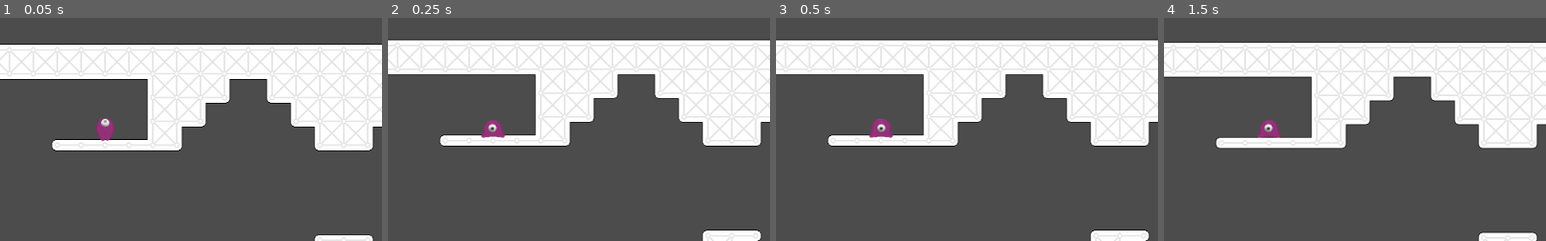
Above: before the commit, frames 1-4 (left to right).
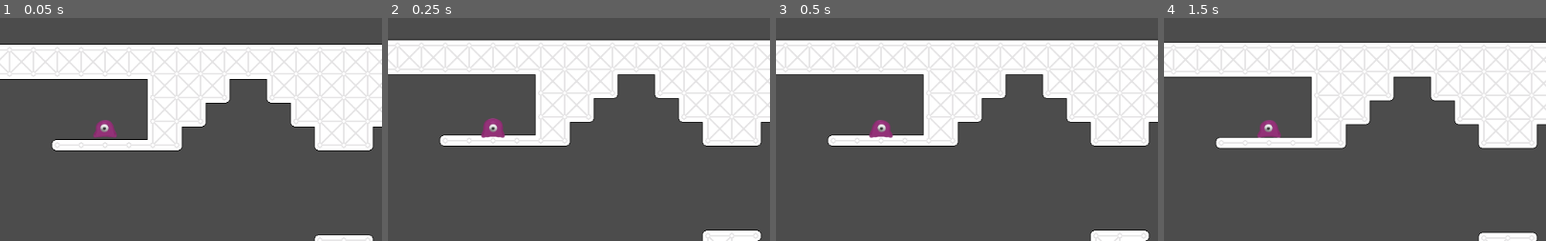
Above: after the commit, the same moments.

Repository: vinpogo/gd_Blob
Game: Godot game, scene res://World.tscn
The game is run twice, just before and just after one commit, with the same random seed, the same clock (stepped at 60 frames per second) and the same inputs.
Inputs (mouse positions are % of the whole screen's width and height, from its top left):
- Up to frame 1 (0.05 s): no input
- Up to frame 2 (0.25 s): no input
- Up to frame 3 (0.5 s): no input
- Up to frame 4 (1.5 s): tap Enter at 0.5 s; move the mouse to (72, 45) at 0.52 s; press the mouse at (72, 45) at 0.53 s; tap Space at 1.25 s; move the mouse to (30, 55) at 1.27 s; release the mouse at (30, 55) at 1.28 s; click (30, 55) at 1.35 s
The pictures show only the part of the screen within x 36-86%, y 25-75%; the shares and areas given below are measured in that part.

The runs differ from the first frame. In frame 1, 0.3% of the frame differs, in the area x 24-31%, y 44-56%; in frame 2, 0.1%; in frame 3, less than 0.1%; in frame 4, nothing differs.

Commit message:
initial animation set to idle

Diff:
--- a/objects/player/Player.tscn
+++ b/objects/player/Player.tscn
@@ -86,8 +86,8 @@
 scale = Vector2( 0.5, 0.5 )
 z_index = 1
 frames = SubResource( 2 )
-animation = "ground-jump"
-frame = 5
+animation = "idle"
+frame = 15
 playing = true
 
 [node name="Arrow" type="Sprite" parent="."]
